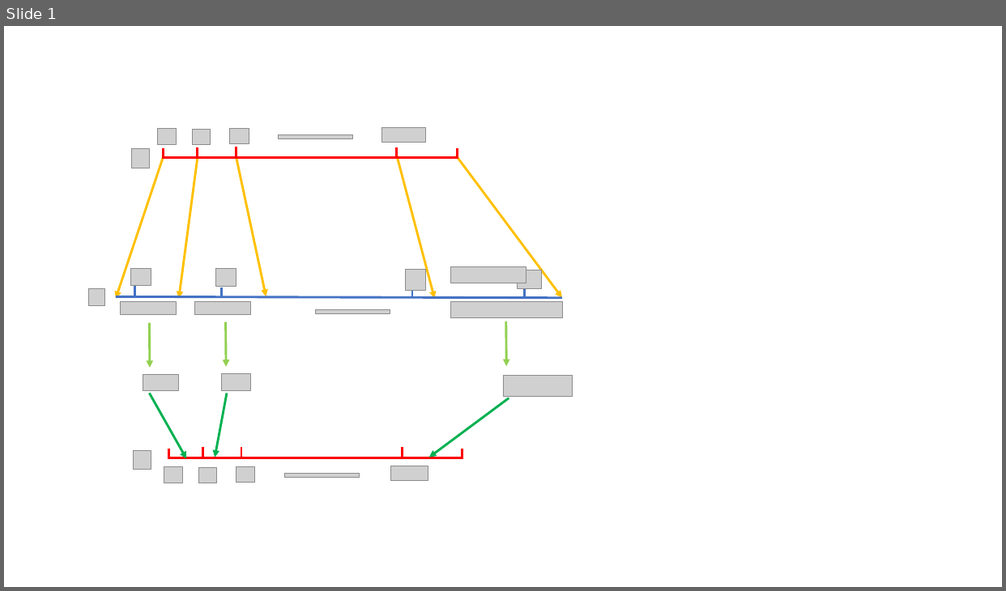
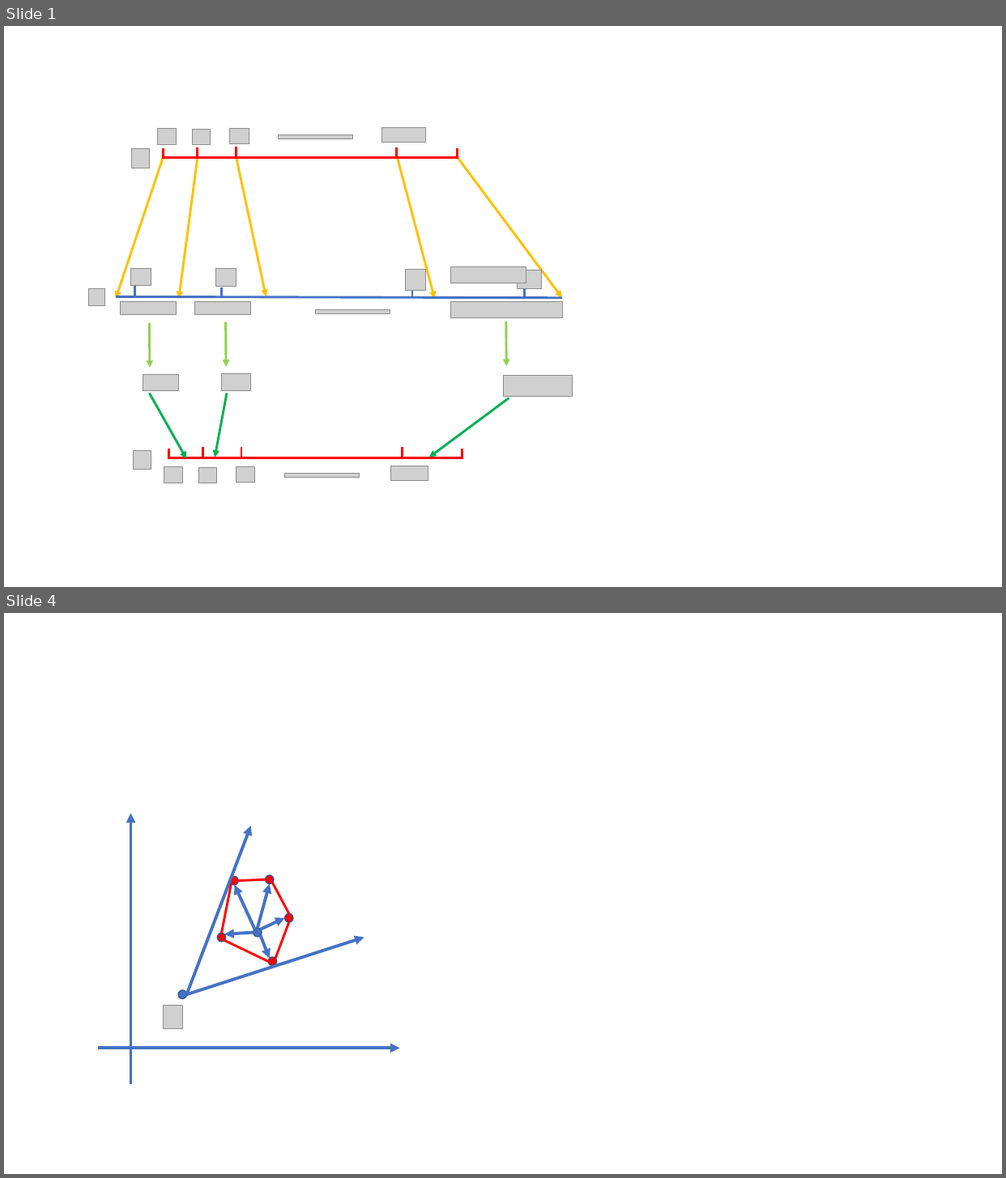
Before and after one commit to DANNHIROAKI/Reading-Papers, a slide deck: 0028. Deferred数据结构/演示文稿1.pptx. Shown one above the other, each under a label of ours: slide 1 before the commit, slides 1 and 4 after it; the slides between them are not shown. The pictures are 1006x591 and 1006x1178 pixels, drawn with LibreOffice and Linux fonts; fonts in the diff are those of the drawing; grey boxes stand for pictures; background and template pictures are left out. Boxes give left, top, right and bottom in pixels: in the first picture for what was removed or moved away, otherwise in the second. Text is boxed around its words. In the diff, an @@ line names an element or a change of style, - is before the commit and + after.

```diff
--- a/0028. Deferred数据结构/演示文稿1.pptx
+++ b/0028. Deferred数据结构/演示文稿1.pptx
@@ slide 4 added at [4, 613, 1002, 1174], background #FFFFFF @@
@@ arrow added from (130, 1084) to (130, 814), #4472C4 3 pt @@
@@ arrow added from (187, 995) to (251, 825), #4472C4 3 pt @@
@@ ellipse added at [230, 876, 238, 885], fill #FF0000, outline #325491 1 pt @@
@@ line added from (266, 879) to (238, 881), #FF0000 2.25 pt @@
@@ ellipse added at [266, 875, 274, 884], fill #FF0000, outline #325491 1 pt @@
@@ line added from (232, 884) to (222, 934), #FF0000 2.25 pt @@
@@ arrow added from (255, 930) to (235, 885), #4472C4 3 pt @@
@@ arrow added from (258, 928) to (270, 884), #4472C4 3 pt @@
@@ line added from (289, 914) to (273, 883), #FF0000 2.25 pt @@
@@ ellipse added at [253, 928, 262, 937], fill #4472C4, outline #325491 1 pt @@
@@ arrow added from (261, 930) to (285, 918), #4472C4 3 pt @@
@@ line added from (275, 959) to (289, 922), #FF0000 2.25 pt @@
@@ ellipse added at [285, 914, 293, 923], fill #FF0000, outline #325491 1 pt @@
@@ arrow added from (187, 995) to (364, 938), #4472C4 3 pt @@
@@ ellipse added at [217, 934, 226, 943], fill #FF0000, outline #325491 1 pt @@
@@ line added from (225, 941) to (268, 962), #FF0000 2.25 pt @@
@@ arrow added from (253, 933) to (225, 934), #4472C4 3 pt @@
@@ arrow added from (261, 935) to (270, 959), #4472C4 3 pt @@
@@ ellipse added at [268, 957, 276, 966], fill #FF0000, outline #325491 1 pt @@
@@ ellipse added at [178, 990, 187, 999], fill #4472C4, outline #325491 1 pt @@
@@ picture added at [164, 1006, 182, 1029] @@
@@ arrow added from (98, 1048) to (400, 1048), #4472C4 3 pt @@
```
Also in this commit, not shown: 4 other slides added, 50 other files.
